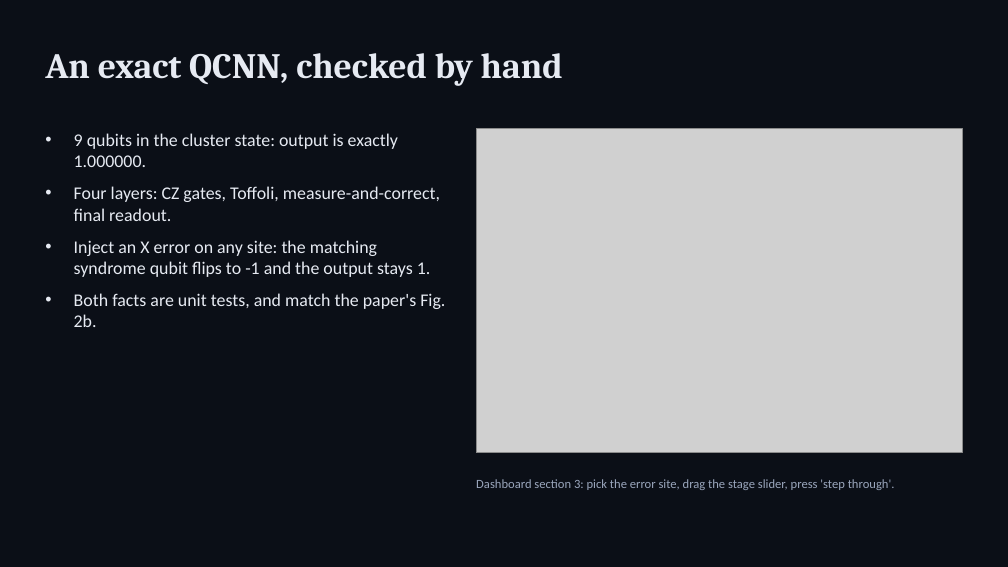
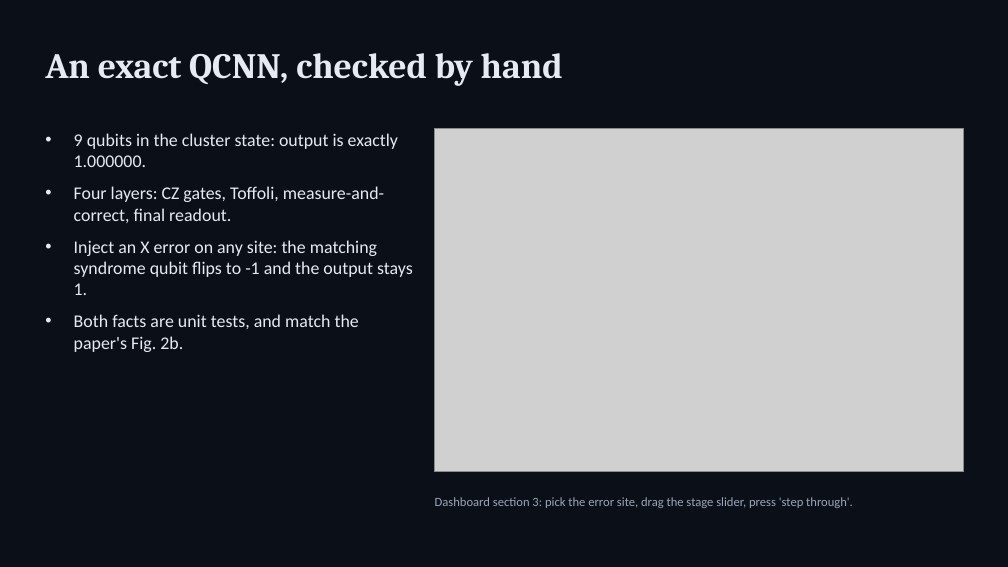
Before and after one commit to KrishShah3011/qcnn-dashboard, a slide deck: slide 4 of QCNN_presentation.pptx. Drawn at 1008x567 pixels with LibreOffice and Linux fonts; fonts in the diff are those of the drawing; grey boxes stand for pictures. Boxes give left, top, right and bottom in pixels: in the first picture for what was removed or moved away, otherwise in the second. Text is boxed around its words. In the diff, an @@ line names an element or a change of style, - is before the commit and + after.

```diff
--- a/QCNN_presentation.pptx
+++ b/QCNN_presentation.pptx
@@ text "9 qubits in the cluster ..." rewrapped from box(74, 133, 445, 327) to box(74, 133, 413, 352) @@
@@ picture: place and size @@
-picture at box(476, 129, 963, 453)
+picture at box(435, 129, 964, 472)
@@ text "Dashboard section 3: pick the ...": place and size @@
-text "Dashboard section 3: pick the ..." at box(476, 479, 895, 490)
+text "Dashboard section 3: pick the ..." at box(435, 497, 853, 508)
```
Also in this commit, not shown: 4 other slides changed.
